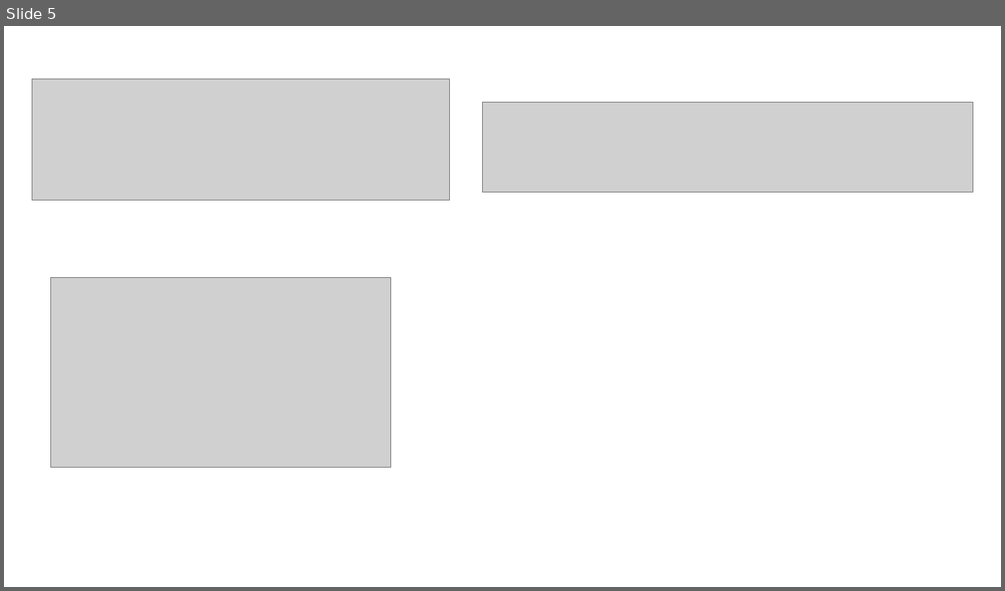
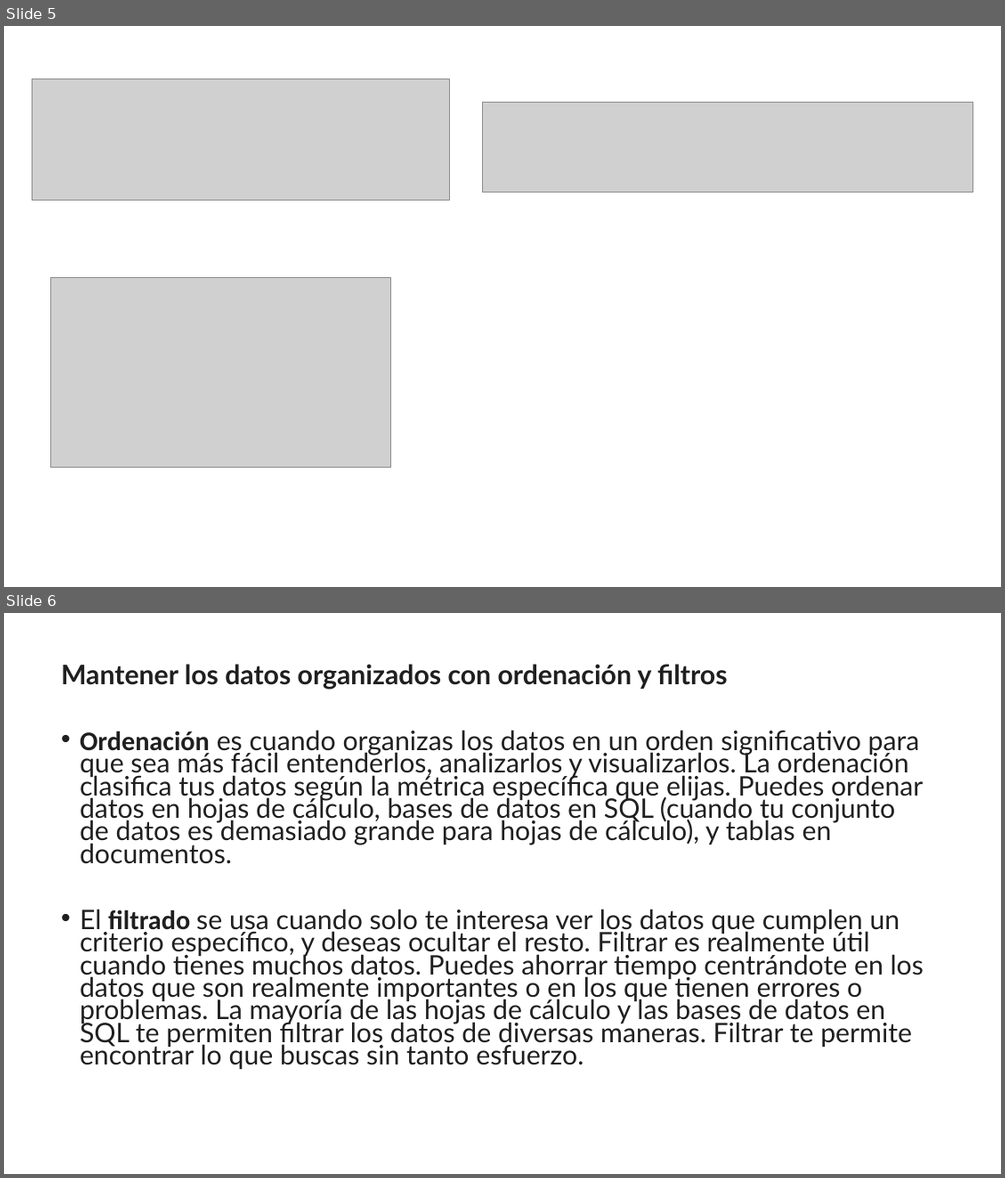
Before and after one commit to megath12/Data_Analysis_Google, a slide deck: 5_analizar_datos_para_responder.pptx. Shown one above the other, each under a label of ours: slide 5 before the commit, slides 5 and 6 after it. The pictures are 1005x591 and 1005x1178 pixels, drawn with LibreOffice and Linux fonts; fonts in the diff are those of the drawing; grey boxes stand for pictures. Boxes give left, top, right and bottom in pixels: in the first picture for what was removed or moved away, otherwise in the second. Text is boxed around its words. In the diff, an @@ line names an element or a change of style, - is before the commit and + after.

```diff
--- a/5_analizar_datos_para_responder.pptx
+++ b/5_analizar_datos_para_responder.pptx
@@ slide 6 added at <box>4,613,1001,1174</box>, background #FFFFFF @@
@@ text added at <box>61,664,923,1069</box>, 25.9 pt, text #1F1F1F @@
+Mantener los datos organizados con ordenación y filtros
+• Ordenación es cuando organizas los datos en un orden significativo para que sea más fácil entenderlos, analizarlos y visualizarlos. La ordenación clasifica tus datos según la métrica específica que elijas. Puedes ordenar datos en hojas de cálculo, bases de datos en SQL (cuando tu conjunto de datos es demasiado grande para hojas de cálculo), y tablas en documentos.
+• El filtrado se usa cuando solo te interesa ver los datos que cumplen un criterio específico, y deseas ocultar el resto. Filtrar es realmente útil cuando tienes muchos datos. Puedes ahorrar tiempo centrándote en los datos que son realmente importantes o en los que tienen errores o problemas. La mayoría de las hojas de cálculo y las bases de datos en SQL te permiten filtrar los datos de diversas maneras. Filtrar te permite encontrar lo que buscas sin tanto esfuerzo.
```
Also in this commit, not shown: 4 other slides added, 1 other file.
